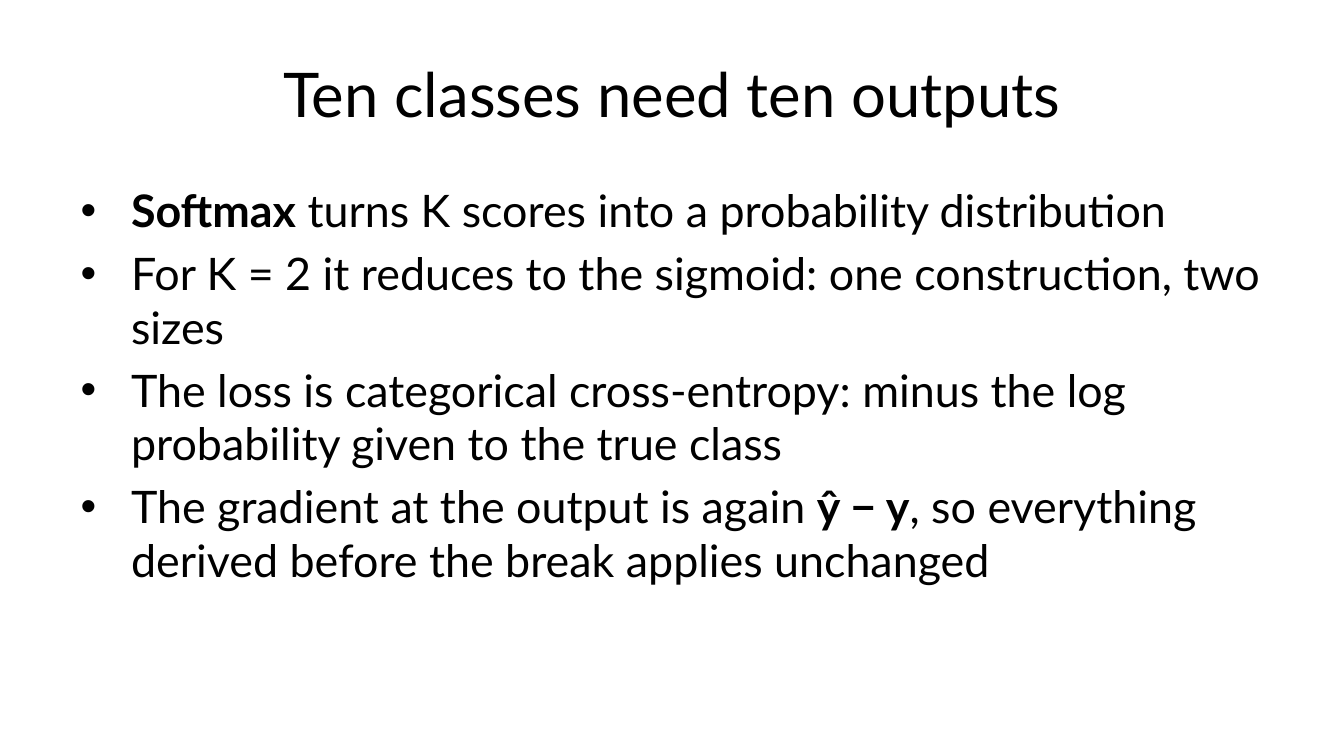
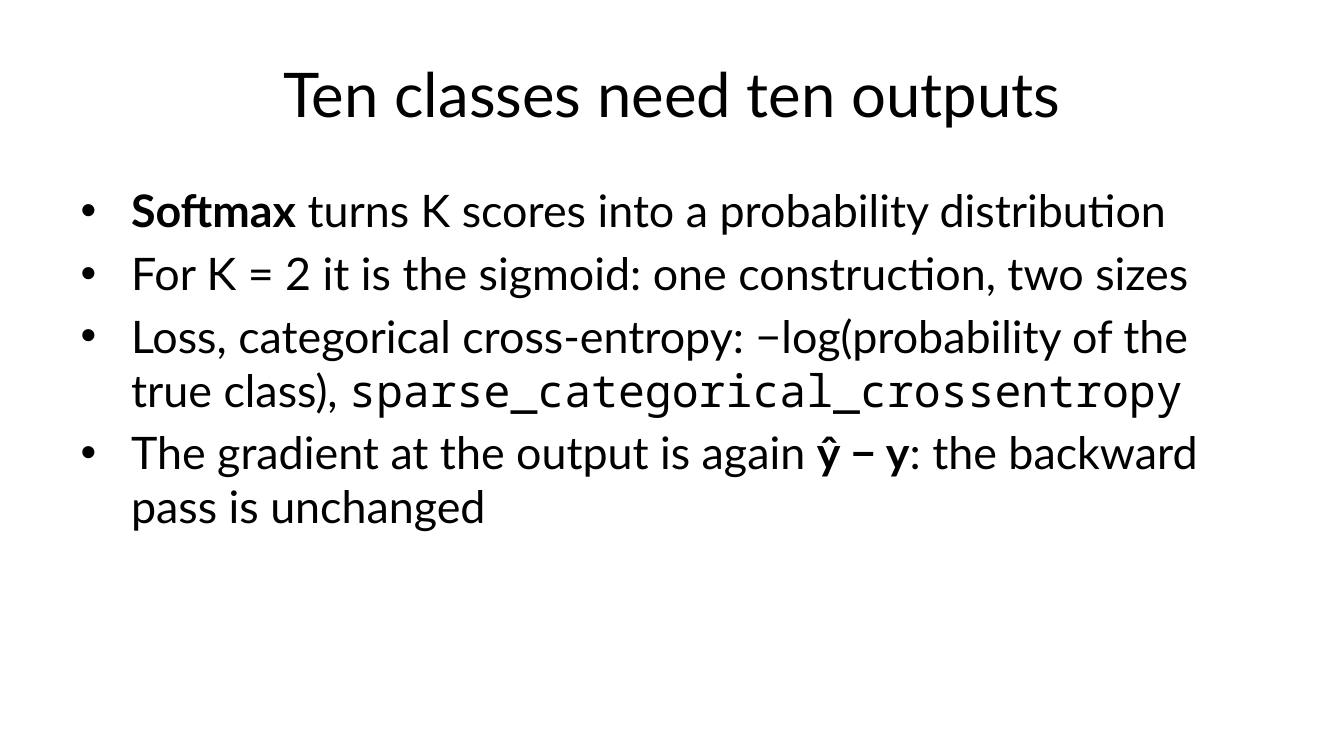
Before and after one commit to fabioantonini/technologies-for-artificial-intelligence, a slide deck: slide 41 of Lessons/09_neural_networks/Slides/neural_networks_slides.pptx. Drawn at 1344x756 pixels with LibreOffice and Linux fonts; fonts in the diff are those of the drawing; background and template pictures are left out. Boxes give left, top, right and bottom in pixels: in the first picture for what was removed or moved away, otherwise in the second. Text is boxed around its words. In the diff, an @@ line names an element or a change of style, - is before the commit and + after.

```diff
--- a/Lessons/09_neural_networks/Slides/neural_networks_slides.pptx
+++ b/Lessons/09_neural_networks/Slides/neural_networks_slides.pptx
@@ text at (x1=131, y1=257, x2=1197, y2=532): text changed @@
-• For K = 2 it reduces to the sigmoid: one construction, two sizes
-• The loss is categorical cross-entropy: minus the log probability given to the true class
-• The gradient at the output is again ŷ − y, so everything derived before the break applies unchanged
+• For K = 2 it is the sigmoid: one construction, two sizes
+• Loss, categorical cross-entropy: −log(probability of the true class), sparse_categorical_crossentropy
+• The gradient at the output is again ŷ − y: the backward pass is unchanged
```
Also in this commit, not shown: 21 other slides changed, 3 slides added, 3 slides removed, 10 other files.
